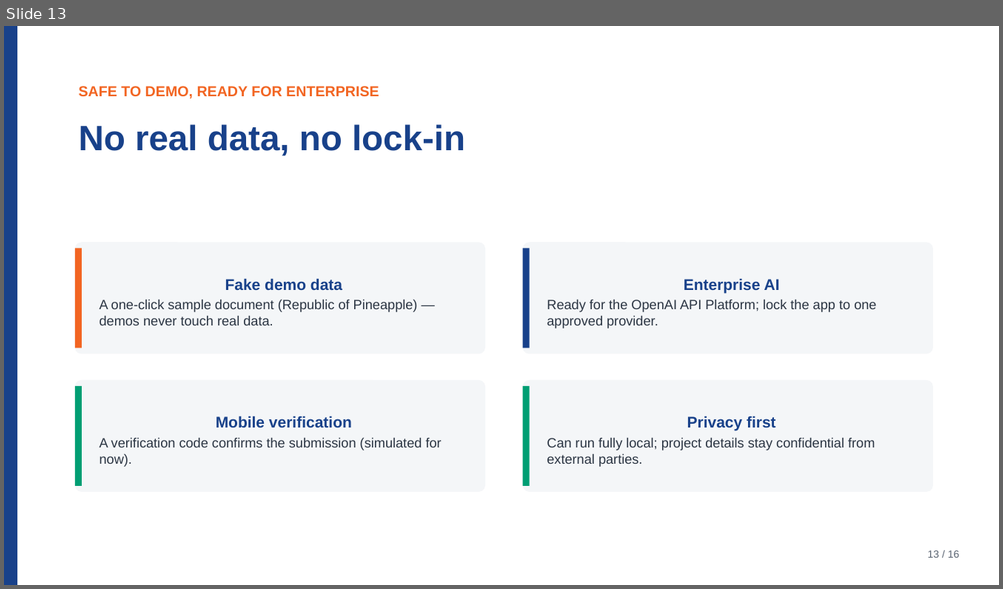
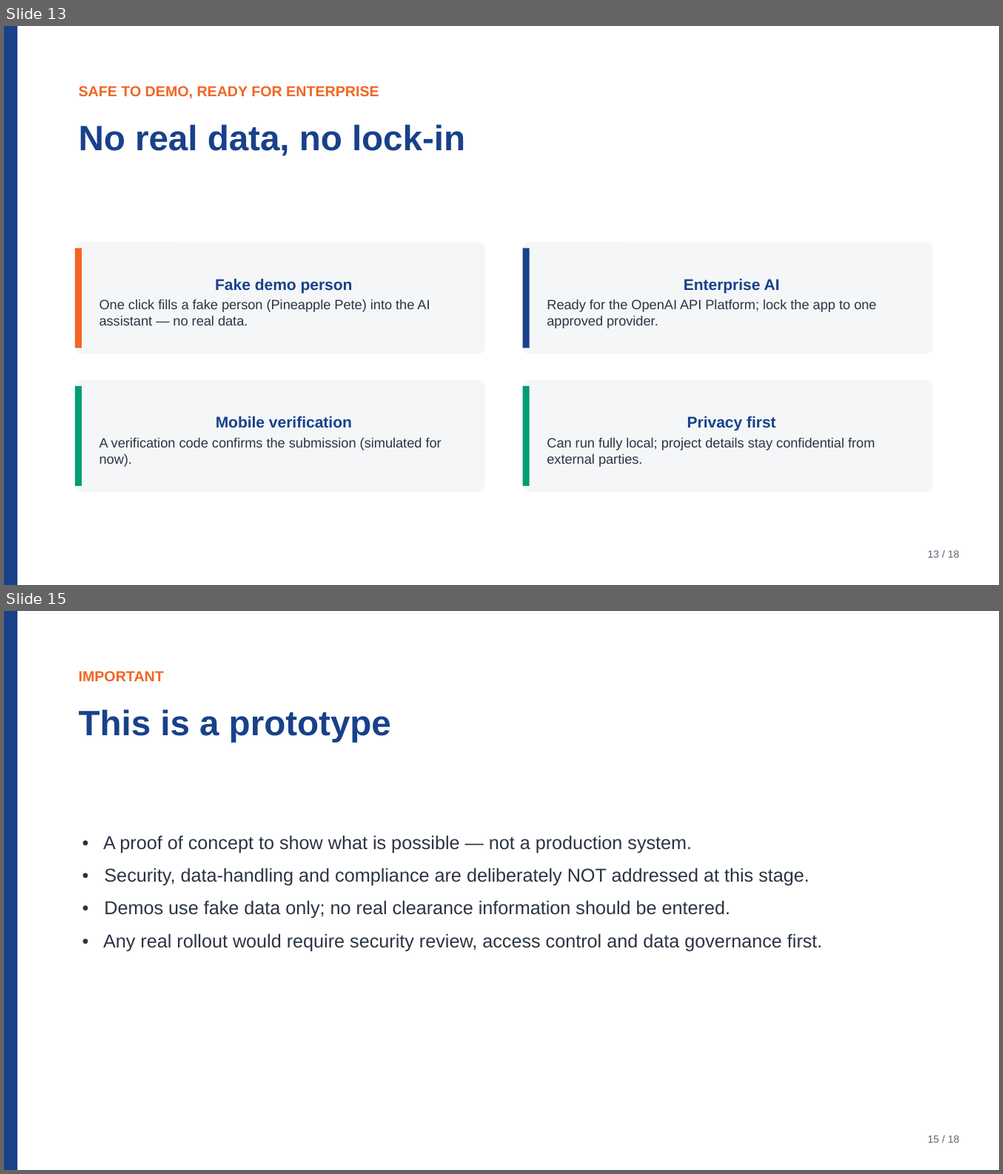
Before and after one commit to notmaineyy/ayyeye, a slide deck: pitch/acres_pitch_deck.pptx. Shown one above the other, each under a label of ours: slide 13 before the commit, slides 13 and 15 after it; the slides between them are not shown. The pictures are 1003x589 and 1003x1174 pixels, drawn with LibreOffice and Linux fonts; fonts in the diff are those of the drawing. Boxes give left, top, right and bottom in pixels: in the first picture for what was removed or moved away, otherwise in the second. Text is boxed around its words. In the diff, an @@ line names an element or a change of style, - is before the commit and + after.

Commit message:
Demo: generate sample person into AI assistant; MSD upload scoped to MSD-only; robust labelled+multi-pass extraction; deck rebrand to ACRESelerate with ChatGPT Enterprise, prototype notice and Singpass roadmap

```diff
--- a/pitch/acres_pitch_deck.pptx
+++ b/pitch/acres_pitch_deck.pptx
@@ slide 15 added at bbox=[4, 611, 999, 1170], background #FFFFFF @@
@@ rectangle added at bbox=[4, 611, 17, 1170], fill #18418A @@
@@ text added at bbox=[79, 671, 164, 681], 14 pt, text #F26522, bold @@
+IMPORTANT
@@ text added at bbox=[79, 709, 391, 742], 34 pt, text #18418A, bold @@
+This is a prototype
@@ text added at bbox=[103, 835, 822, 951], 18 pt, text #2A3442 @@
+• A proof of concept to show what is possible — not a production system.
+• Security, data-handling and compliance are deliberately NOT addressed at this stage.
+• Demos use fake data only; no real clearance information should be entered.
+• Any real rollout would require security review, access control and data governance first.
@@ text added at bbox=[928, 1136, 959, 1143], 10 pt, text #5A6472 @@
+15 / 18
@@ slide 13 changed as well @@
@@ text in rounded rectangle at bbox=[99, 278, 430, 326]: text changed @@
-Fake demo data
-A one-click sample document (Republic of Pineapple) — demos never touch real data.
+Fake demo person
+One click fills a fake person (Pineapple Pete) into the AI assistant — no real data.
```
Also in this commit, not shown: 15 other slides changed, 1 other slide added, 8 other files.
